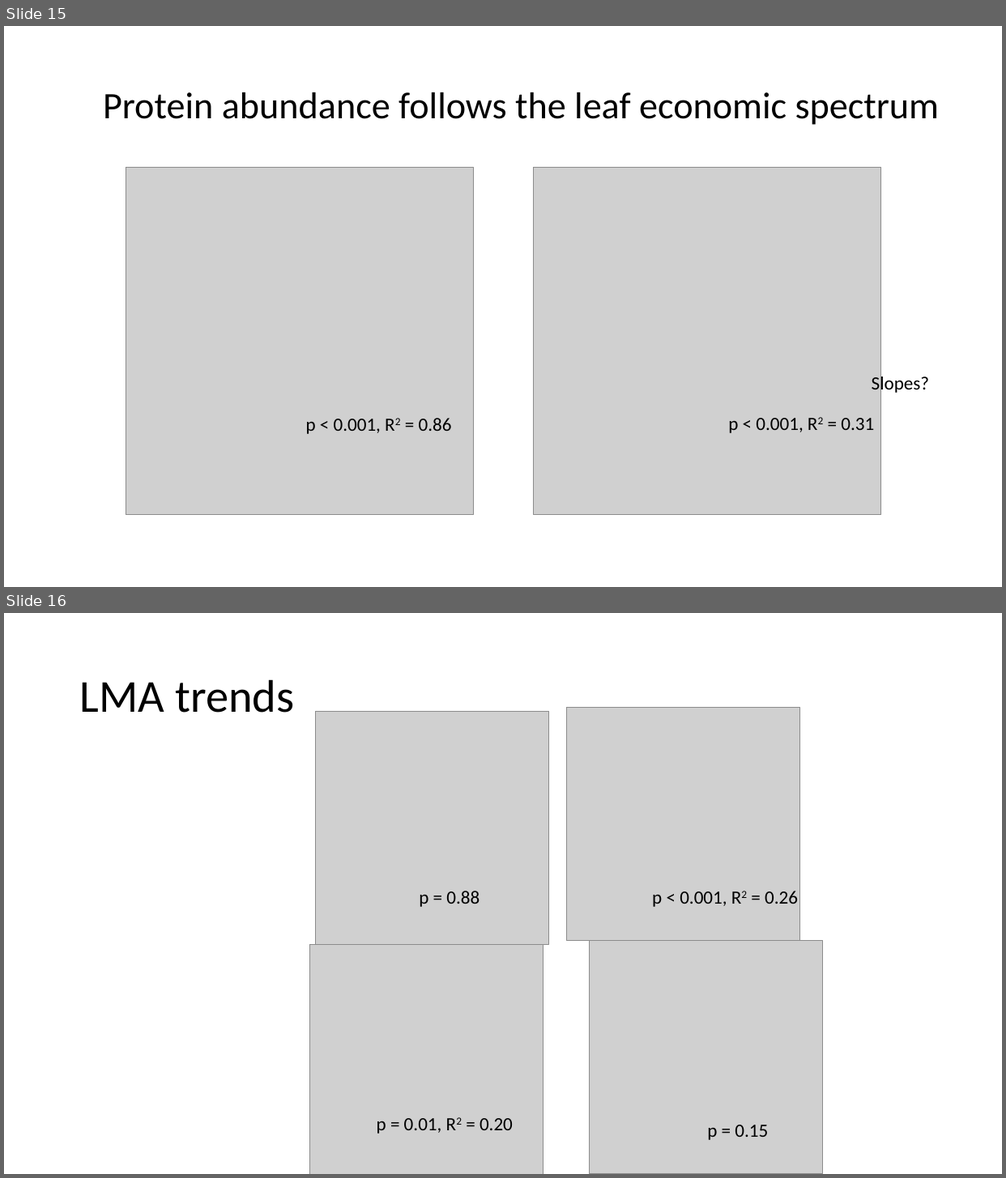
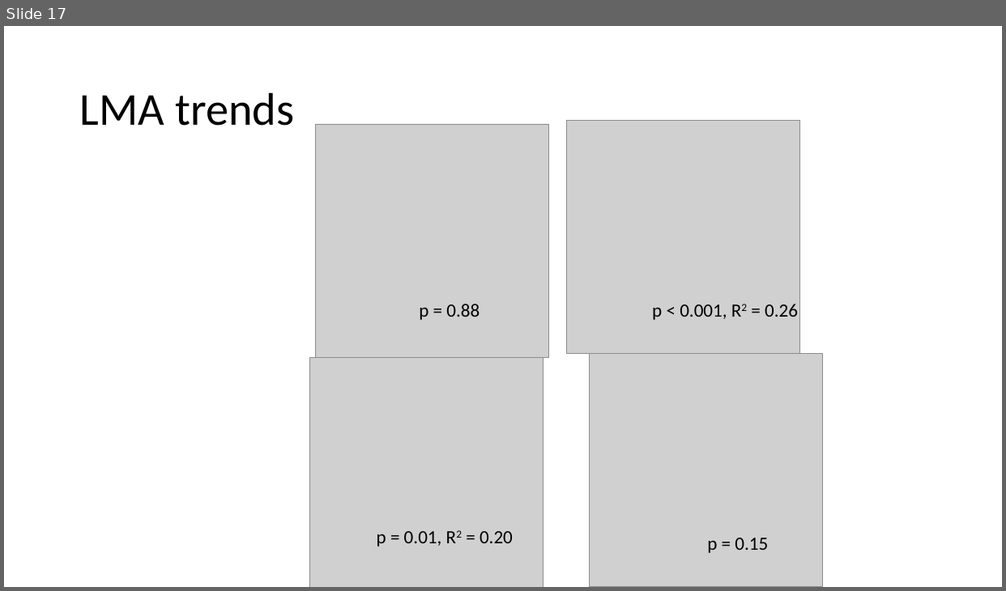
Before and after one commit to jamesrlawson/leaf_proteomics, a slide deck: docs/talks/ANU talk/ANU talk results.pptx. Shown one above the other, each under a label of ours: slides 15 and 16 before the commit, slide 17 after it. The pictures are 1006x1178 and 1006x591 pixels, drawn with LibreOffice and Linux fonts; fonts in the diff are those of the drawing; grey boxes stand for pictures. Boxes give left, top, right and bottom in pixels: in the first picture for what was removed or moved away, otherwise in the second. Text is boxed around its words. In the diff, an @@ line names an element or a change of style, - is before the commit and + after.

```diff
--- a/docs/talks/ANU talk/ANU talk results.pptx
+++ b/docs/talks/ANU talk/ANU talk results.pptx
@@ slide 15 removed at <box>4,26,1002,587</box>, background #FFFFFF @@
@@ title removed at <box>103,92,939,125</box> @@
-Protein abundance follows the leaf economic spectrum
@@ picture removed at <box>126,168,473,515</box> @@
@@ picture removed at <box>533,168,880,515</box> @@
@@ text removed at <box>872,373,929,395</box> @@
-Slopes?
@@ text removed at <box>306,418,452,434</box> @@
-p < 0.001, R2 = 0.86
@@ text removed at <box>728,418,874,433</box> @@
-p < 0.001, R2 = 0.31
@@ what was slide 16 is now slide 17 @@
```
Also in this commit, not shown: 8 slides changed, 3 slides added, 2 other slides removed, 9 other files.
